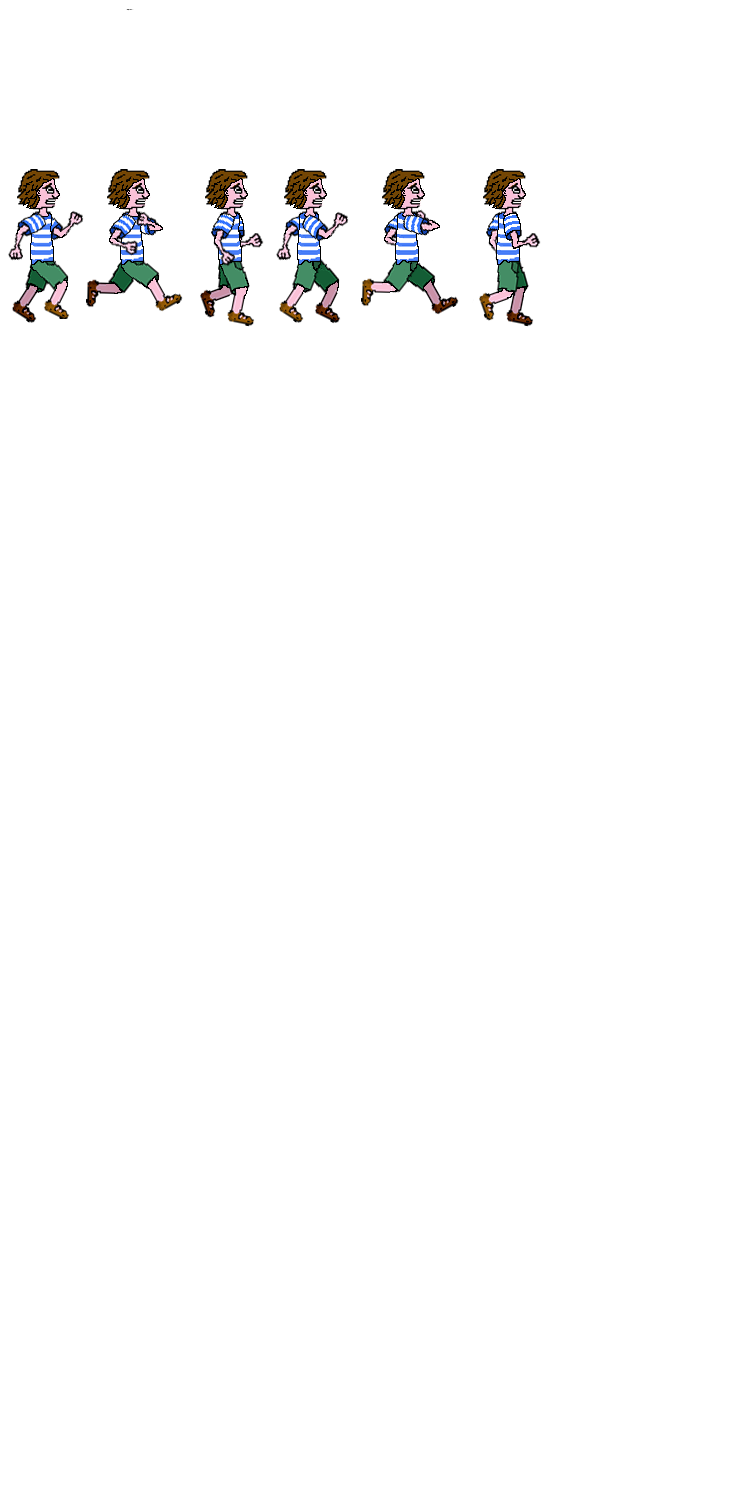
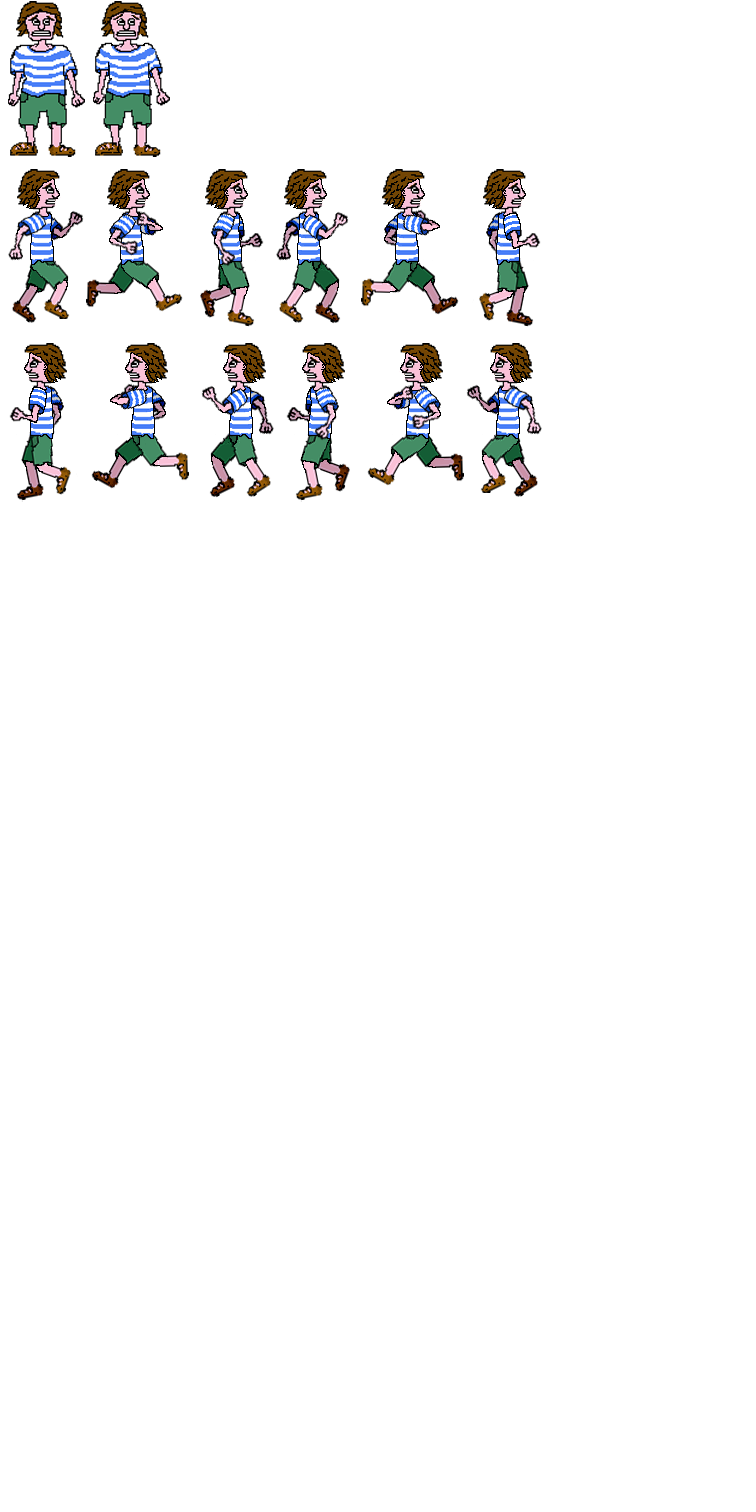
Before/after of a (756, 1512) layered artwork. What changed in the layer stack:
renamed "Layer 1" to "run left", showed it, moved it above "run right", painted on it over [9, 343, 542, 502]
renamed "Layer 9" to "run right", painted on it over [8, 9, 533, 374]
removed layer "Layer 18" over [141, 218, 160, 231]
removed layer "Layer 22" over [417, 214, 432, 230]
removed layer "run1" over [11, 9, 501, 258]
removed layer "Layer 21" over [417, 211, 439, 230]
removed layer "Layer 17" over [141, 218, 159, 235]
removed layer "Layer 5" over [124, 218, 264, 374]
removed layer "Layer 15" over [49, 212, 82, 239]
removed layer "Layer 14" over [487, 214, 501, 251]
removed layer "Layer 13" over [385, 216, 400, 245]
removed layer "Layer 12" over [277, 216, 302, 258]
showed "idle", moved it below "Background copy 2", painted on it over [8, 1, 170, 157]
